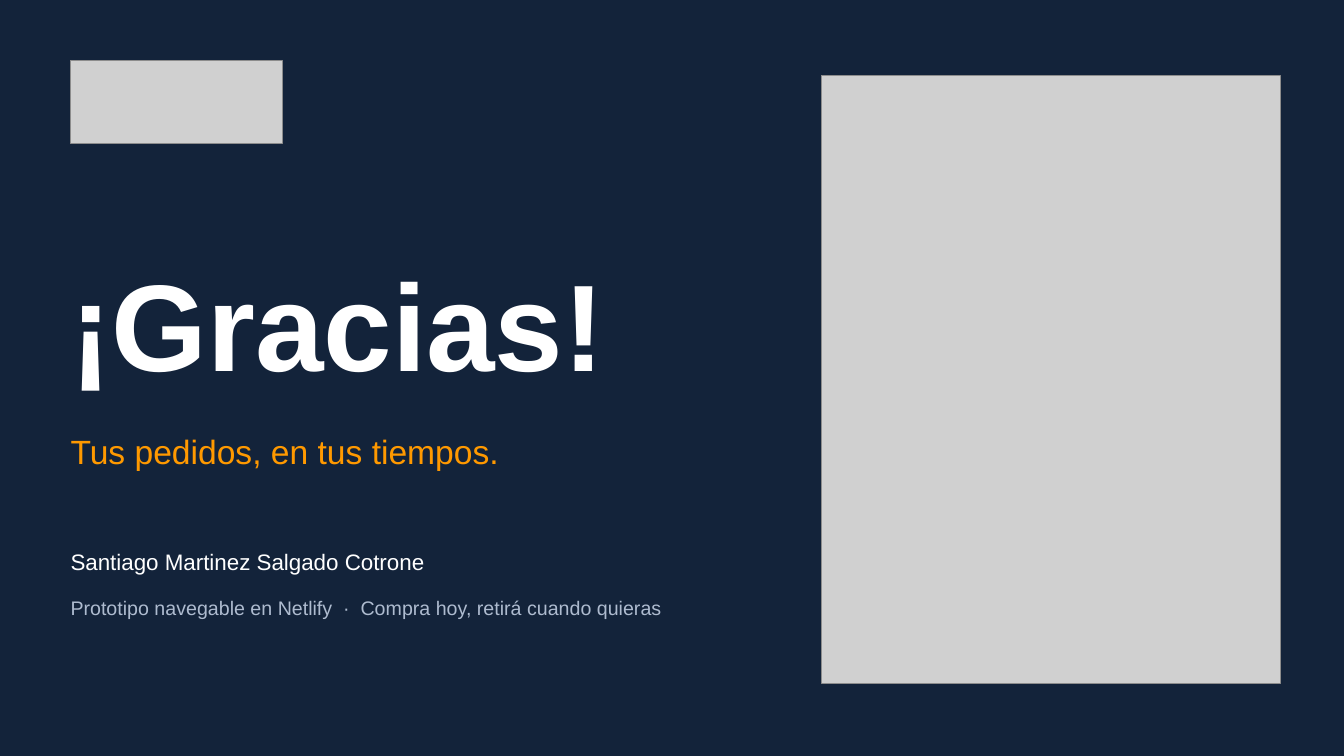
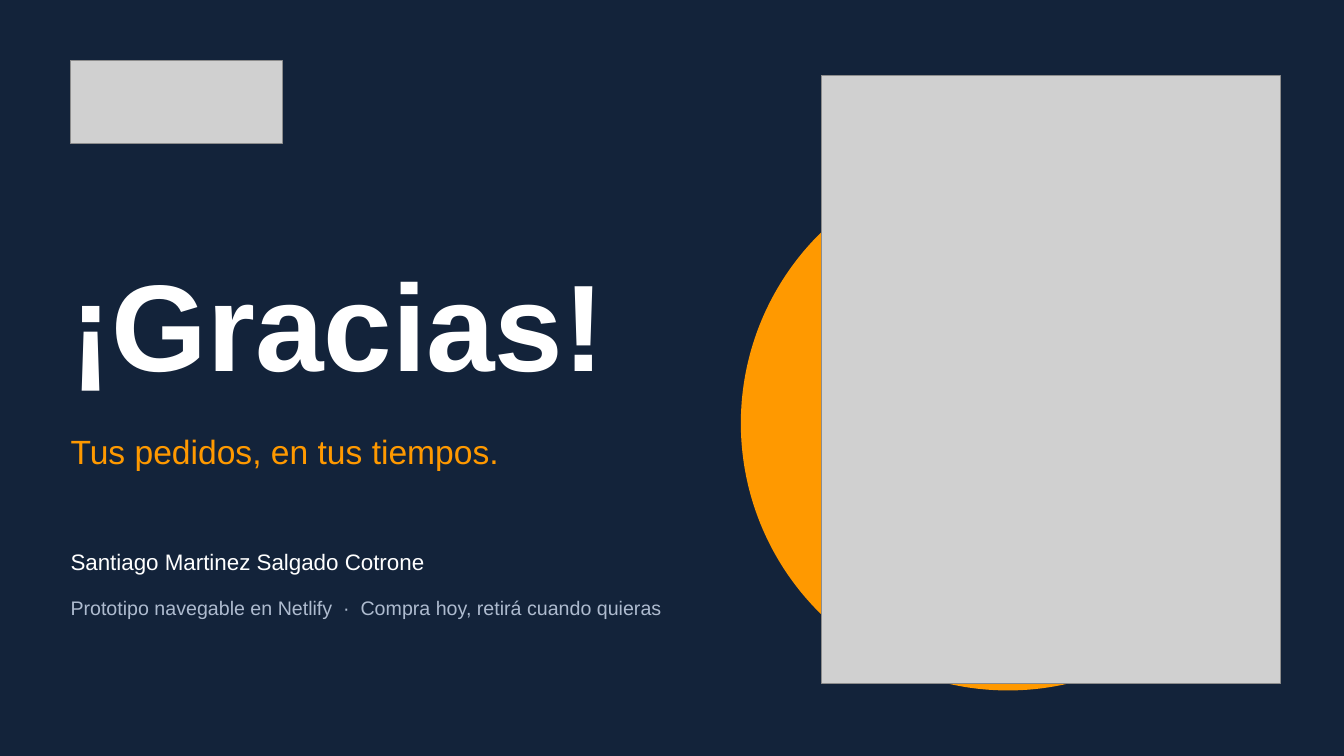
Before and after one commit to ramasalgado/Amazon-Proyecto, a slide deck: slide 13 of presentacion/Amazon-Hub-Locker-presentacion.pptx. Drawn at 1344x756 pixels with LibreOffice and Linux fonts; fonts in the diff are those of the drawing; grey boxes stand for pictures. Boxes give left, top, right and bottom in pixels: in the first picture for what was removed or moved away, otherwise in the second. Text is boxed around its words. In the diff, an @@ line names an element or a change of style, - is before the commit and + after.

```diff
--- a/presentacion/Amazon-Hub-Locker-presentacion.pptx
+++ b/presentacion/Amazon-Hub-Locker-presentacion.pptx
@@ ellipse added at (741, 156, 1275, 691), fill #FF9900 @@
```
Also in this commit, not shown: 11 other slides changed, 1 other file.
